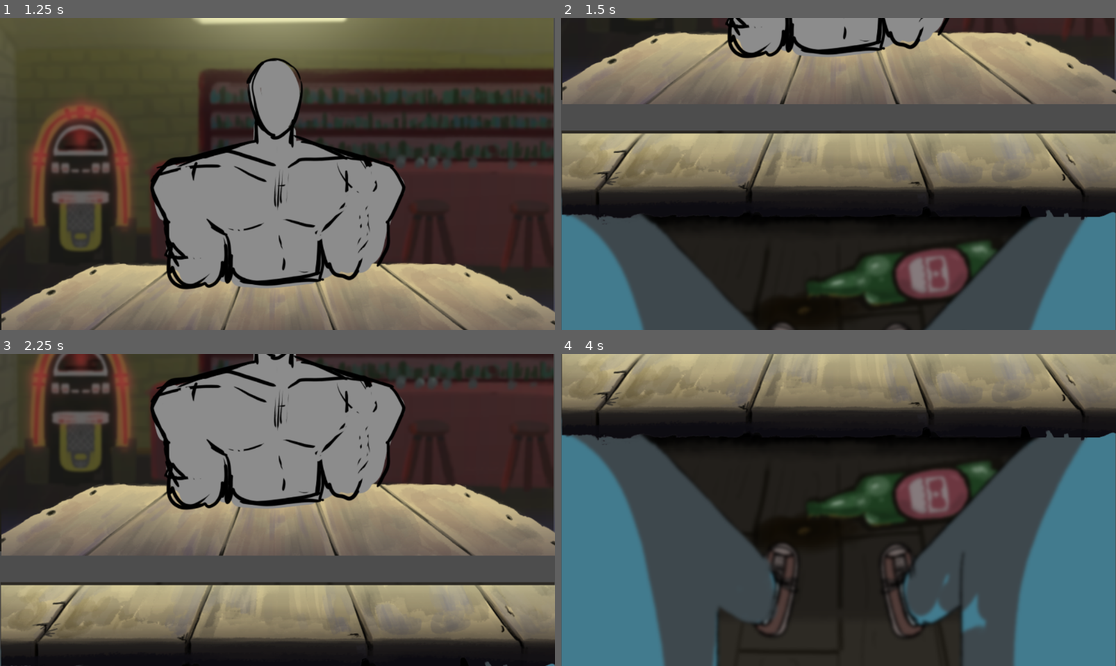
Above: before the commit, frames 1-4 (two rows, left to right).
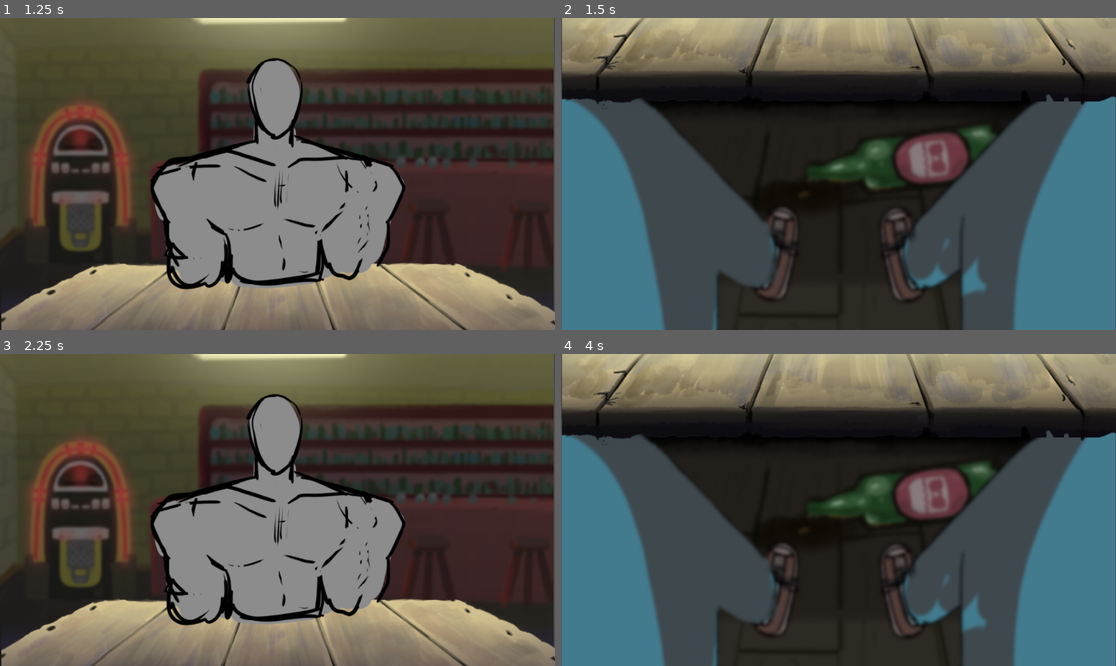
Above: after the commit, the same moments.

Repository: GinoNovello/ImachineWinning
Game: Godot game, scene res://Scenes/game/game_scene.tscn
Same seed, same stepped clock (60 frames per second), same inputs: the game is played once before the commit and once after it. This scene is started directly instead of the project's main scene.
Inputs:
- Up to frame 1 (1.25 s): tap Enter at 0.5 s; hold Up (ui_up) from 0.53 s (still down)
- Up to frame 2 (1.5 s): tap Space at 1.25 s; release Up (ui_up) at 1.28 s; hold Down (ui_down) from 1.28 s (still down)
- Up to frame 3 (2.25 s): tap Enter at 2 s; release Down (ui_down) at 2.03 s; hold Up (ui_up) from 2.03 s (still down)
- Up to frame 4 (4 s): tap Space at 2.75 s; tap Enter at 3.5 s; release Up (ui_up) at 3.53 s; hold Down (ui_down) from 3.53 s (still down)

Frame 1 is identical in both runs. In frame 2, 74% of the frame differs, in the area x 0-100%, y 0-100%; in frame 3, 83%; in frame 4, nothing differs.

Commit message:
feat: faster transicion

Diff:
--- a/scripts/flow/game_scene.gd
+++ b/scripts/flow/game_scene.gd
@@ -31,8 +31,8 @@
 
 func show_config():
 	var tween = create_tween()
-	tween.tween_property(screens, "position:y", -720, 0.3)
+	tween.tween_property(screens, "position:y", -720, 0.15)
 
 func show_match():
 	var tween = create_tween()
-	tween.tween_property(screens, "position:y", 0, 0.3)
+	tween.tween_property(screens, "position:y", 0, 0.15)
Not shown, changed: README.md
